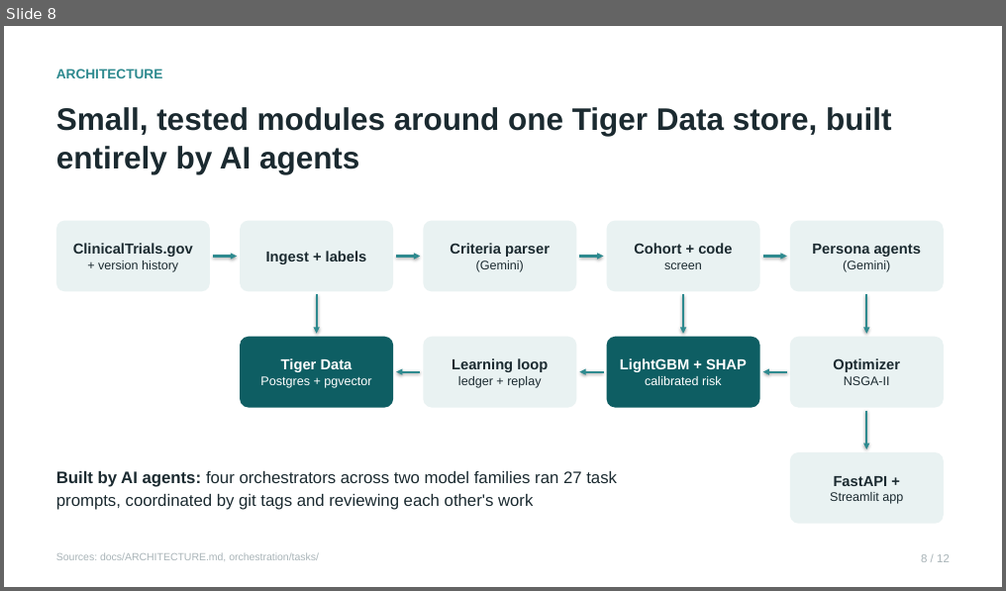
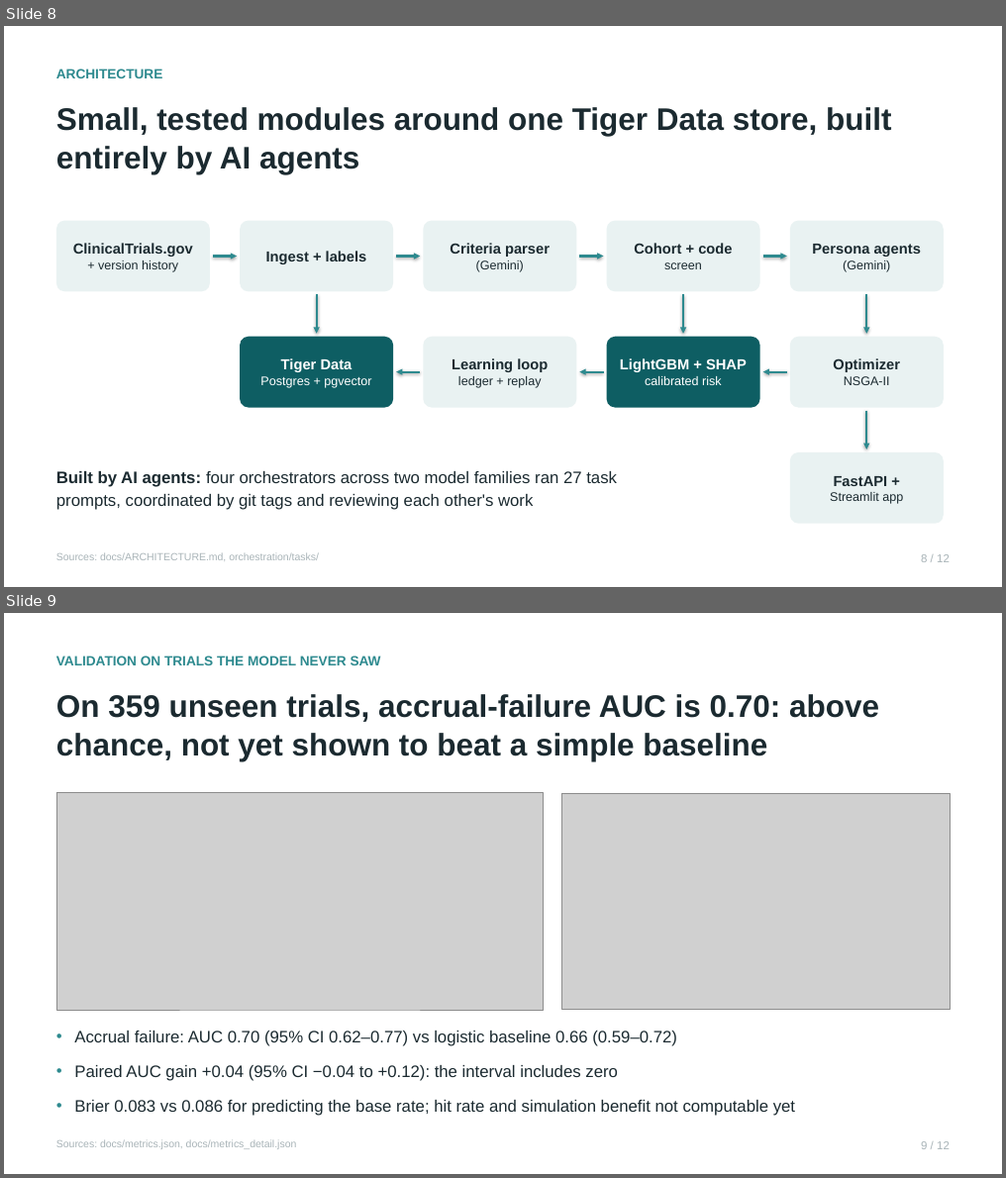
Before and after one commit to RaghulKS/Clinova, a slide deck: docs/deck/clinova.pptx. Shown one above the other, each under a label of ours: slide 8 before the commit, slides 8 and 9 after it. The pictures are 1006x591 and 1006x1178 pixels, drawn with LibreOffice and Linux fonts; fonts in the diff are those of the drawing; grey boxes stand for pictures. Boxes give left, top, right and bottom in pixels: in the first picture for what was removed or moved away, otherwise in the second. Text is boxed around its words. In the diff, an @@ line names an element or a change of style, - is before the commit and + after.

Commit message:
T42: fill gate 2 numbers (validation, replay, demo flags and fixes)

```diff
--- a/docs/deck/clinova.pptx
+++ b/docs/deck/clinova.pptx
@@ slide 9 added at box(4, 613, 1002, 1174), background #FFFFFF @@
@@ text added at box(56, 656, 381, 665), 13 pt, text #2E8A8F, bold @@
+VALIDATION ON TRIALS THE MODEL NEVER SAW
@@ text added at box(56, 694, 879, 761), 30 pt, text #1B2A30, bold @@
+On 359 unseen trials, accrual-failure AUC is 0.70: above chance, not yet shown to beat a simple baseline
@@ picture added at box(56, 792, 543, 1011) @@
@@ picture added at box(561, 793, 949, 1010) @@
@@ text added at box(74, 1031, 795, 1116), 16 pt, text #1B2A30 @@
+• Accrual failure: AUC 0.70 (95% CI 0.62–0.77) vs logistic baseline 0.66 (0.59–0.72)
+• Paired AUC gain +0.04 (95% CI −0.04 to +0.12): the interval includes zero
+• Brier 0.083 vs 0.086 for predicting the base rate; hit rate and simulation benefit not computable yet
@@ text added at box(56, 1140, 297, 1150), 10 pt, text #A9B4B8 @@
+Sources: docs/metrics.json, docs/metrics_detail.json
@@ text added at box(921, 1142, 949, 1150), 11 pt, text #A9B4B8 @@
+9 / 12
```
Also in this commit, not shown: 4 slides changed, 1 other slide added, 2 slides removed, 20 other files.
